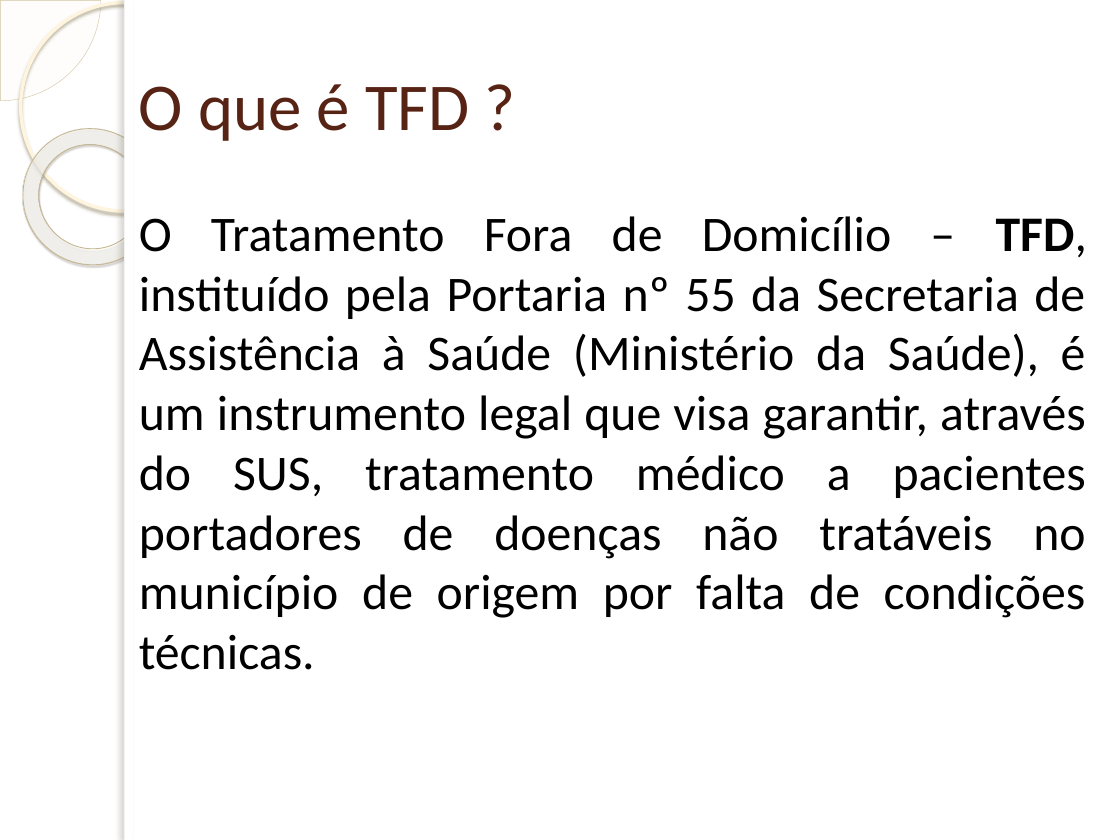
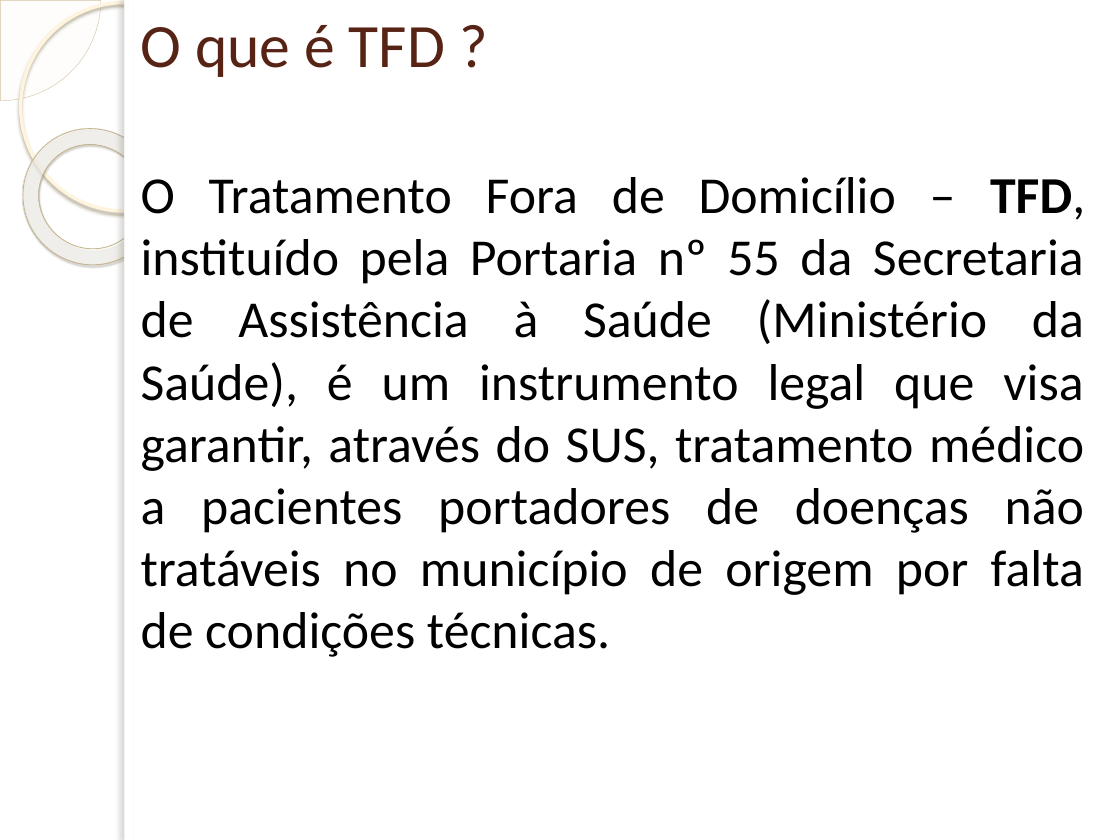
Before and after one commit to pjsantosp/PROJETOTCC, a slide deck: slide 3 of Apresentação TCC1 Paulo.pptx. Drawn at 1120x840 pixels with LibreOffice and Linux fonts; fonts in the diff are those of the drawing; background and template pictures are left out. Boxes give left, top, right and bottom in pixels: in the first picture for what was removed or moved away, otherwise in the second. Text is boxed around its words. In the diff, an @@ line names an element or a change of style, - is before the commit and + after.

```diff
--- a/Apresentação TCC1 Paulo.pptx
+++ b/Apresentação TCC1 Paulo.pptx
@@ title "O que é TFD ?": place and size @@
-title "O que é TFD ?" at box(139, 84, 469, 141)
+title "O que é TFD ?" at box(141, 25, 445, 77)
@@ title "O que é TFD ?" at box(141, 25, 445, 77): size 43 to 39.6 pt; vertical alignment middle to top @@
@@ text "O Tratamento Fora de Domicílio ...": place and size @@
-text "O Tratamento Fora de Domicílio ..." at box(139, 216, 1087, 670)
+text "O Tratamento Fora de Domicílio ..." at box(141, 177, 1085, 657)
@@ text "O Tratamento Fora de Domicílio ..." at box(141, 177, 1085, 657): size 32 to 33.3 pt @@
```
Also in this commit, not shown: 9 other slides changed, 2 slides added, 1 slide removed.
